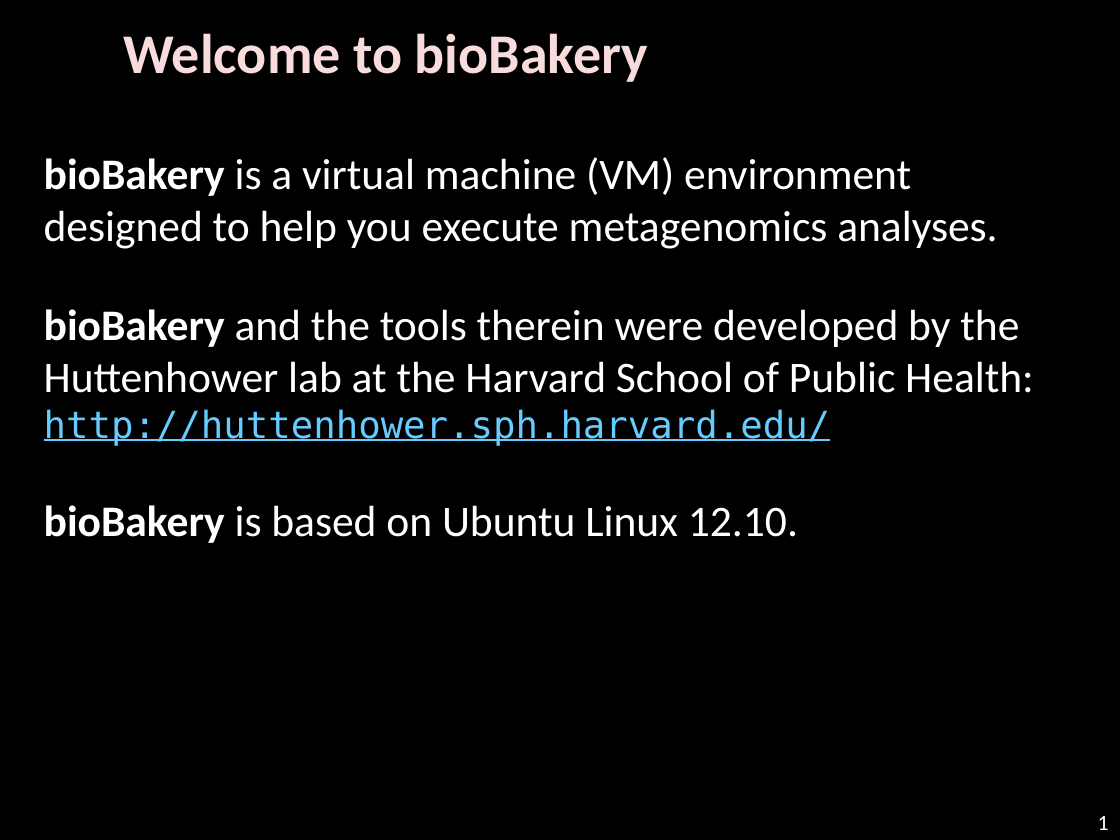
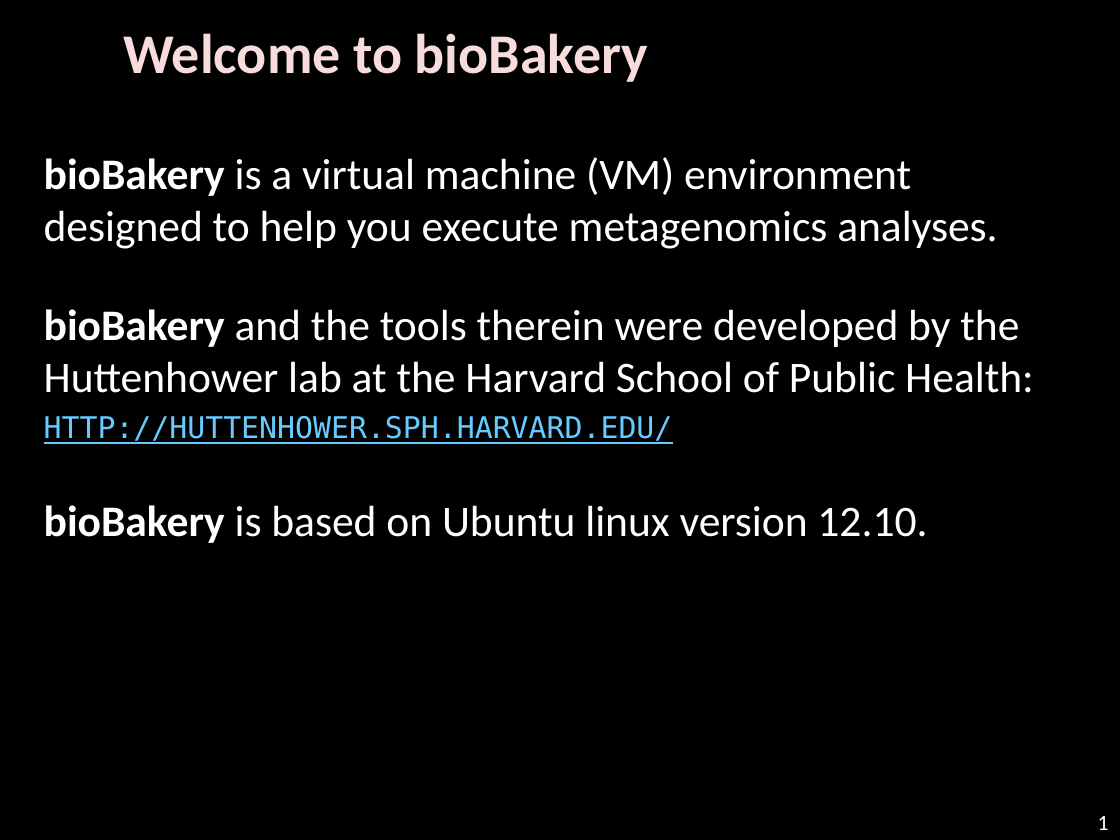
Before and after one commit to biobakery/biobakery, a slide deck: slide 1 of vagrant/biobakery-gui/WELCOME.pptx. Drawn at 1120x840 pixels with LibreOffice and Linux fonts; fonts in the diff are those of the drawing; background and template pictures are left out. Boxes give left, top, right and bottom in pixels: in the first picture for what was removed or moved away, otherwise in the second. Text is boxed around its words. In the diff, an @@ line names an element or a change of style, - is before the commit and + after.

```diff
--- a/vagrant/biobakery-gui/WELCOME.pptx
+++ b/vagrant/biobakery-gui/WELCOME.pptx
@@ text at (x1=44, y1=309, x2=1034, y2=444): small capitals on in "http://huttenhower.sph.harvard.edu/" @@
@@ text at (x1=44, y1=505, x2=927, y2=543): text changed @@
-bioBakery is based on Ubuntu Linux 12.10.
+bioBakery is based on Ubuntu linux version 12.10.
```
Also in this commit, not shown: 7 other slides changed, 2 slides added, 1 other file.
